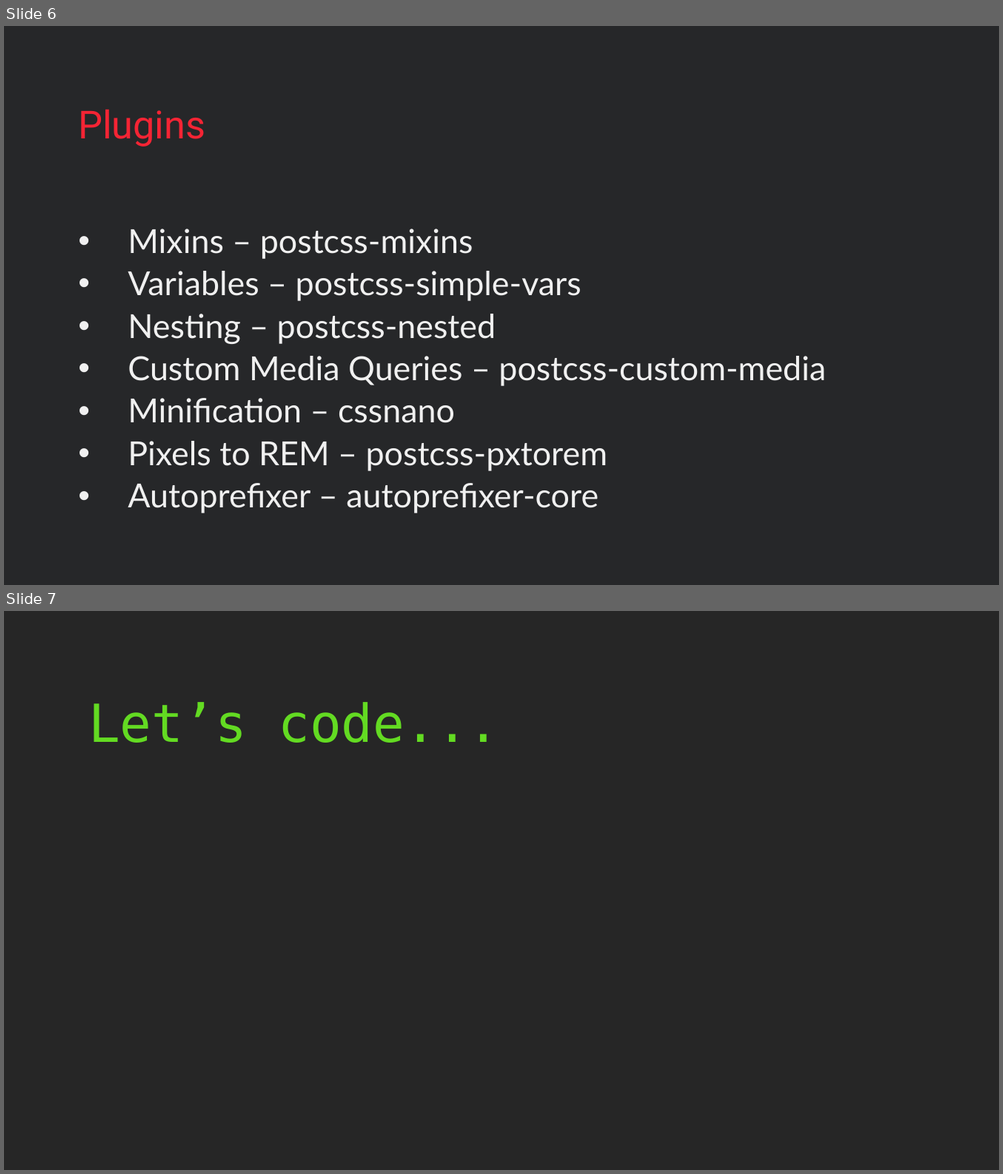
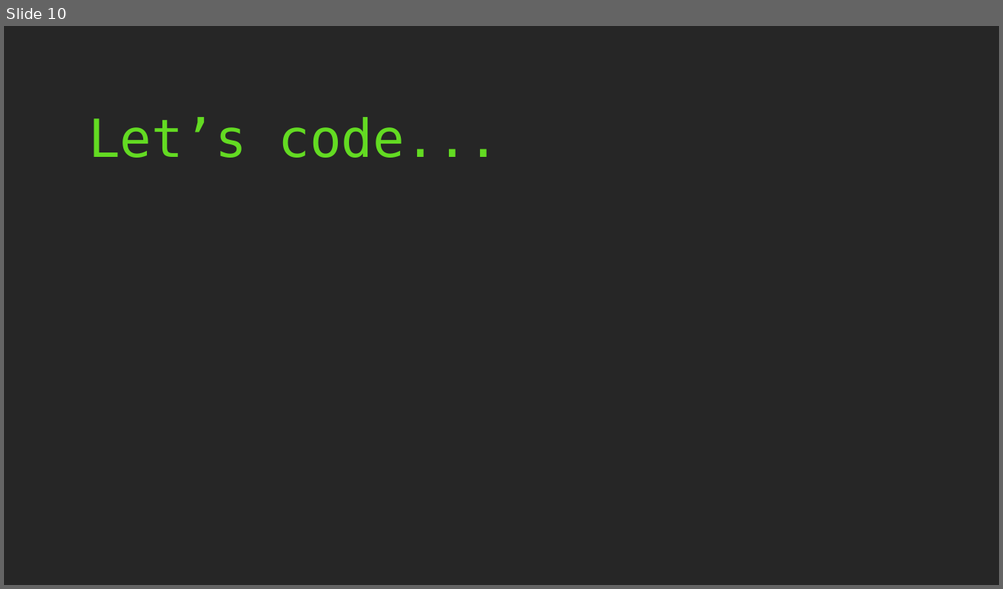
Before and after one commit to mihaeltomic/postcss-presentation, a slide deck: PostCSS.pptx. Shown one above the other, each under a label of ours: slides 6 and 7 before the commit, slide 10 after it. The pictures are 1003x1174 and 1003x589 pixels, drawn with LibreOffice and Linux fonts; fonts in the diff are those of the drawing; background and template pictures are left out. Boxes give left, top, right and bottom in pixels: in the first picture for what was removed or moved away, otherwise in the second. Text is boxed around its words. In the diff, an @@ line names an element or a change of style, - is before the commit and + after.

```diff
--- a/PostCSS.pptx
+++ b/PostCSS.pptx
@@ slide 6 removed at [4,26,999,585], background #FFFFFF @@
@@ rectangle removed at [4,26,999,585] @@
@@ title removed at [78,109,205,147] @@
-Plugins
@@ text removed at [128,229,825,514] @@
-• Mixins – postcss-mixins
-• Variables – postcss-simple-vars
-• Nesting – postcss-nested
-• Custom Media Queries – postcss-custom-media
-• Minification – cssnano
-• Pixels to REM – postcss-pxtorem
-• Autoprefixer – autoprefixer-core
@@ what was slide 7 is now slide 10 @@
```
Also in this commit, not shown: 5 slides changed, 4 slides added.
